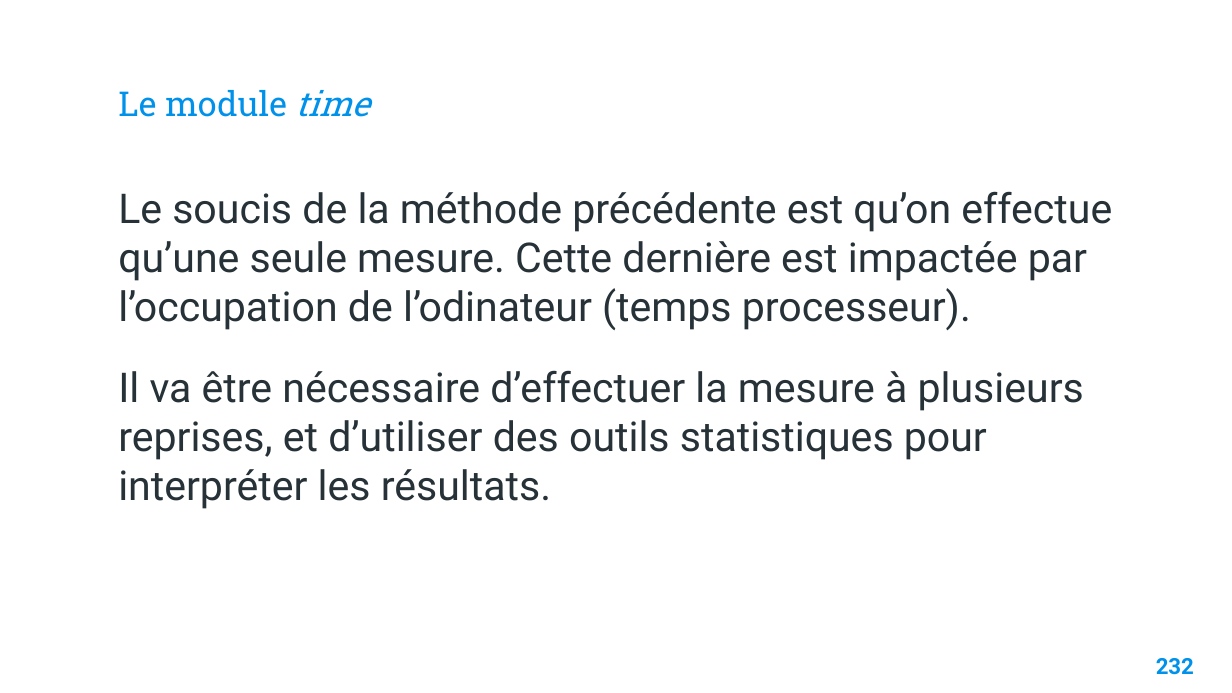
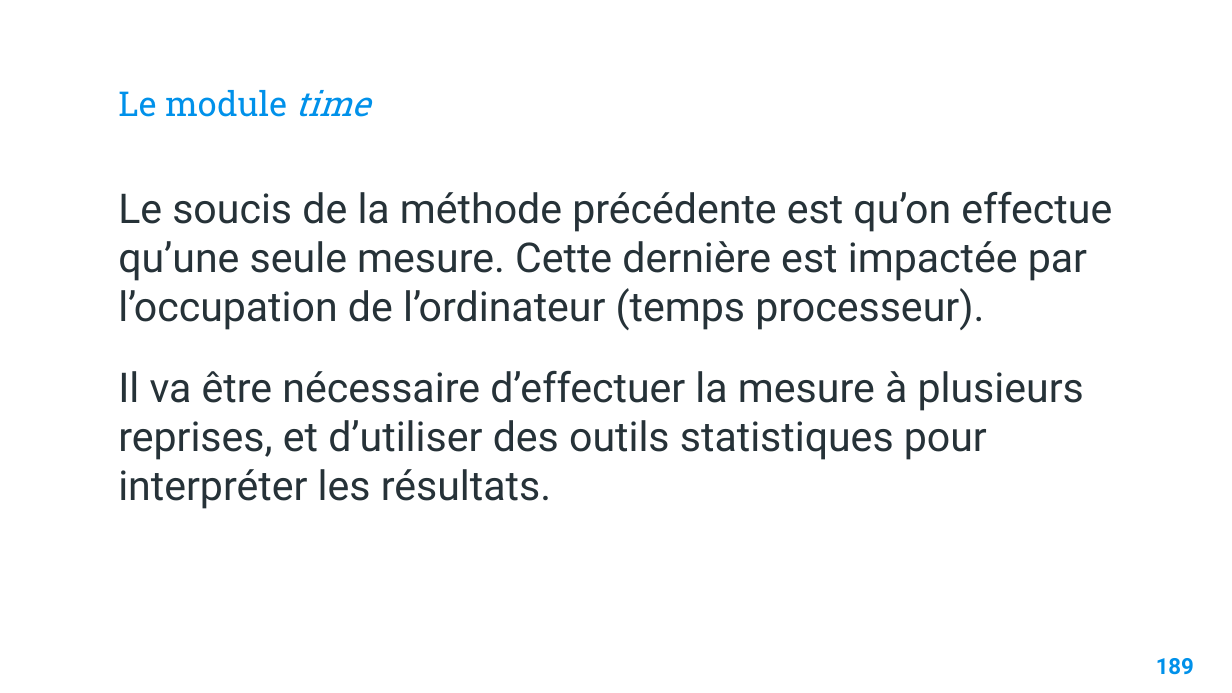
Before and after one commit to Fully-san/PythonSoftwareDevelopment, a slide deck: slide 190 of Supports/Python Software Development.pptx (slide 233 before the commit). Drawn at 1232x693 pixels with LibreOffice and Linux fonts; fonts in the diff are those of the drawing; background and template pictures are left out. Boxes give left, top, right and bottom in pixels: in the first picture for what was removed or moved away, otherwise in the second. Text is boxed around its words. In the diff, an @@ line names an element or a change of style, - is before the commit and + after.

```diff
--- a/Supports/Python Software Development.pptx
+++ b/Supports/Python Software Development.pptx
@@ text at <box>118,191,1112,330</box>: text changed @@
-Le soucis de la méthode précédente est qu’on effectue qu’une seule mesure. Cette dernière est impactée par l’occupation de l’odinateur (temps processeur).
+Le soucis de la méthode précédente est qu’on effectue qu’une seule mesure. Cette dernière est impactée par l’occupation de l’ordinateur (temps processeur).
@@ page number at <box>1156,658,1194,675</box>: text changed @@
-232
+189
```
Also in this commit, not shown: 11 other slides changed, 1 slide added, 5 other files.
